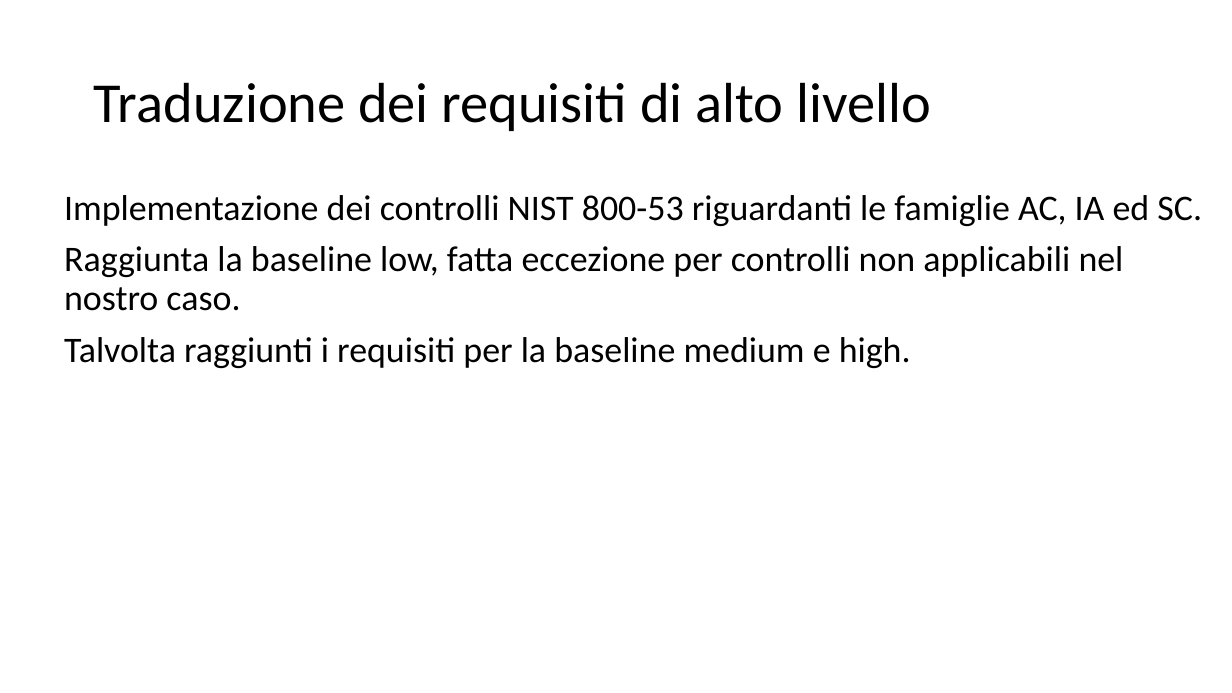
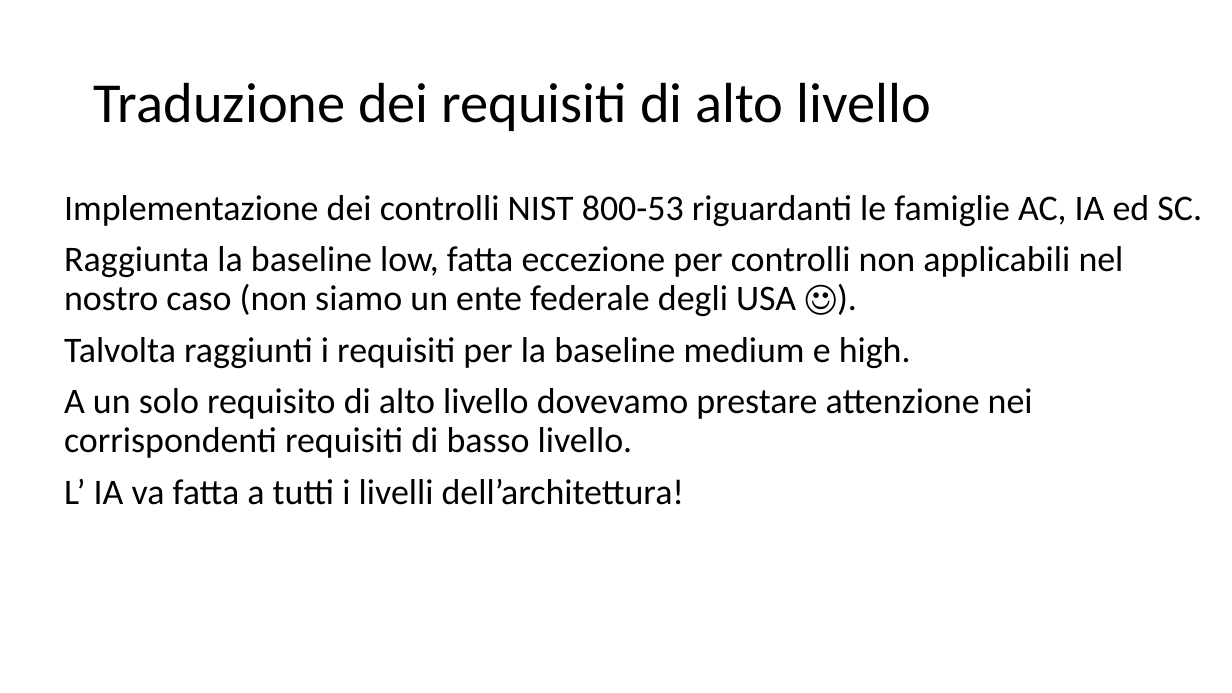
Before and after one commit to marcobarlo/GreenhouseSec, a slide deck: slide 5 of pres.pptx. Drawn at 1232x693 pixels with LibreOffice and Linux fonts; fonts in the diff are those of the drawing. Boxes give left, top, right and bottom in pixels: in the first picture for what was removed or moved away, otherwise in the second. Text is boxed around its words. In the diff, an @@ line names an element or a change of style, - is before the commit and + after.

```diff
--- a/pres.pptx
+++ b/pres.pptx
@@ text at (64,246,1124,316): text changed @@
-Raggiunta la baseline low, fatta eccezione per controlli non applicabili nel nostro caso.
+Raggiunta la baseline low, fatta eccezione per controlli non applicabili nel nostro caso (non siamo un ente federale degli USA ☺).
@@ text at (64,388,1033,505): paragraphs added @@
+A un solo requisito di alto livello dovevamo prestare attenzione nei corrispondenti requisiti di basso livello.
+L’ IA va fatta a tutti i livelli dell’architettura!
```
Also in this commit, not shown: 7 other slides changed, 8 slides added, 1 slide removed, 1 other file.
